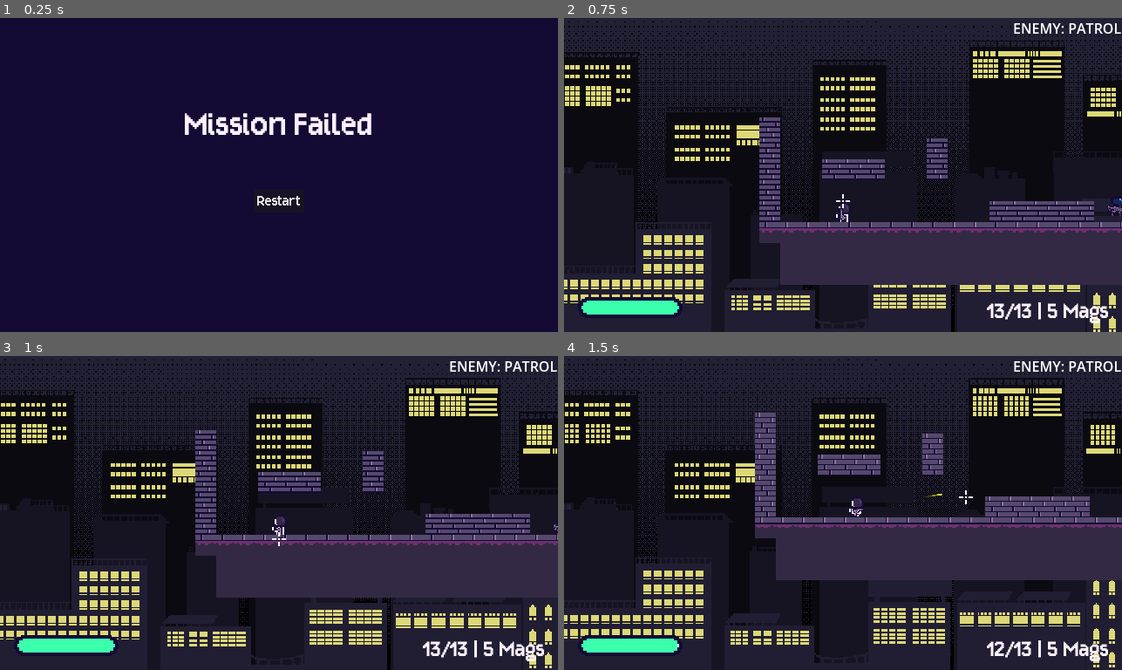
Above: before the commit, frames 1-4 (two rows, left to right).
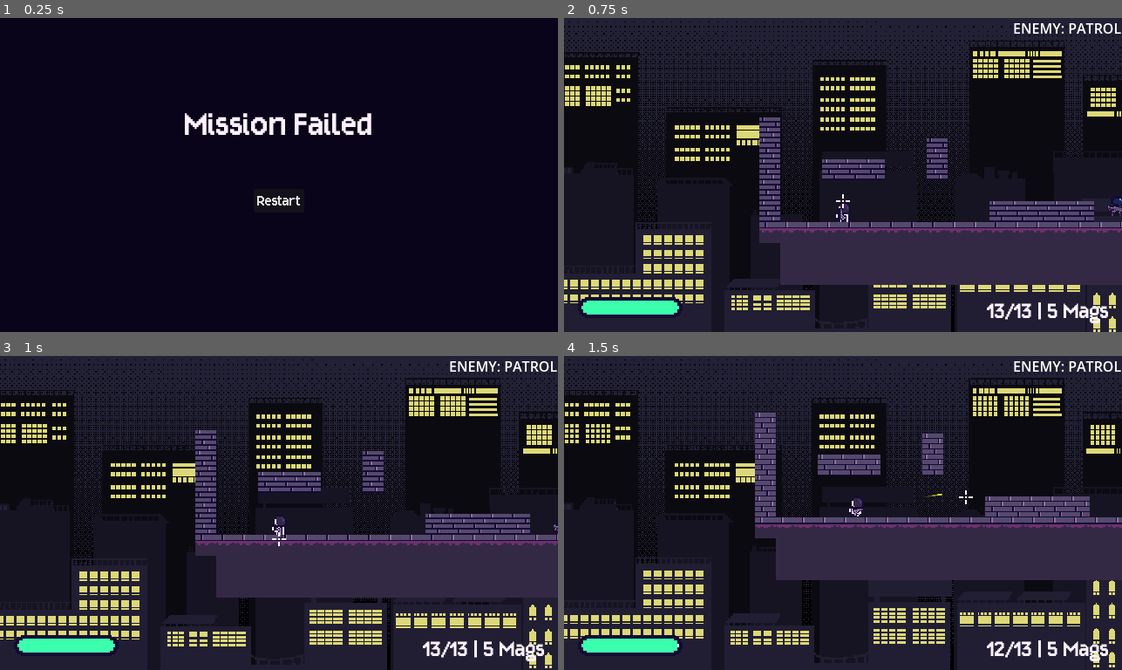
Above: after the commit, the same moments.

Repository: kyteidev/rogueshot
Game: Godot game, scene res://scenes/menus/death_menu.tscn
Same seed, same stepped clock (60 frames per second), same inputs: the game is played once before the commit and once after it. This scene is started directly instead of the project's main scene.
Inputs (mouse positions are in pixels of both pictures, inside the frame that each line leads up to):
- Up to frame 1 (0.25 s): no input
- Up to frame 2 (0.75 s): click "Restart" at 0.5 s
- Up to frame 3 (1 s): no input
- Up to frame 4 (1.5 s): move the mouse to (965, 497) at 1.27 s; press the mouse at (965, 497) at 1.28 s; hold D (player_right) from 1.28 s (still down)

The runs differ from the first frame. In frame 1, 98% of the frame differs, in the area x 0-100%, y 0-100%; in frame 2, nothing differs; in frame 3, nothing differs; in frame 4, nothing differs.

Commit message:
make death screen background darker

Diff:
--- a/scenes/menus/death_menu.tscn
+++ b/scenes/menus/death_menu.tscn
@@ -18,7 +18,7 @@
 anchor_bottom = 1.0
 grow_horizontal = 2
 grow_vertical = 2
-color = Color(0.08235294, 0.039215688, 0.20392157, 1)
+color = Color(0.037133355, 0.018000001, 0.1, 1)
 
 [node name="Label" type="Label" parent="." unique_id=1918054657]
 anchors_preset = 5
